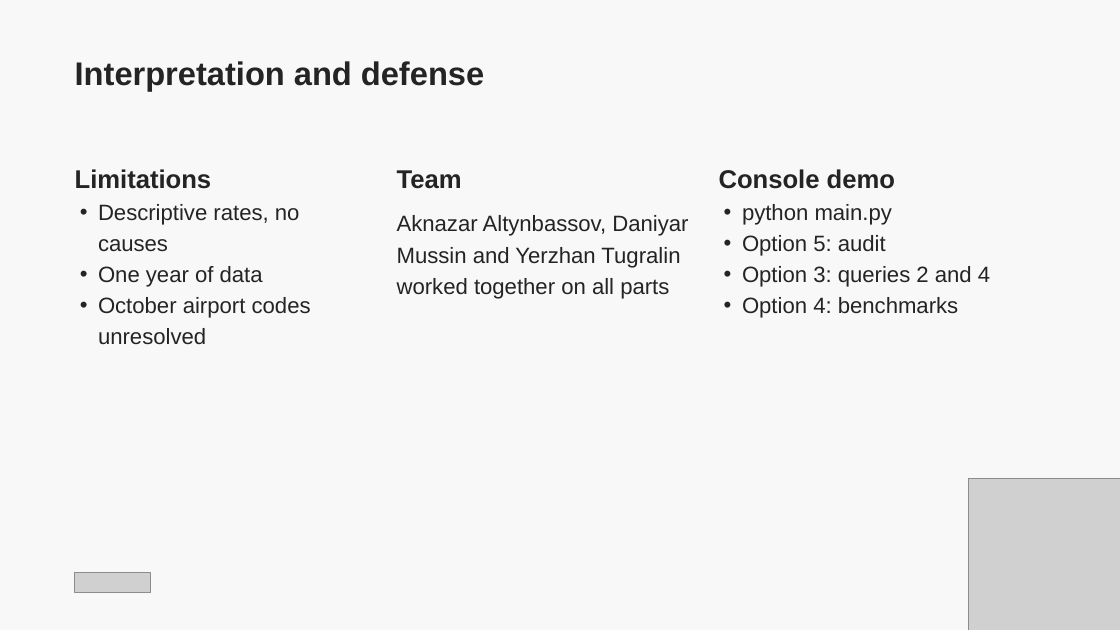
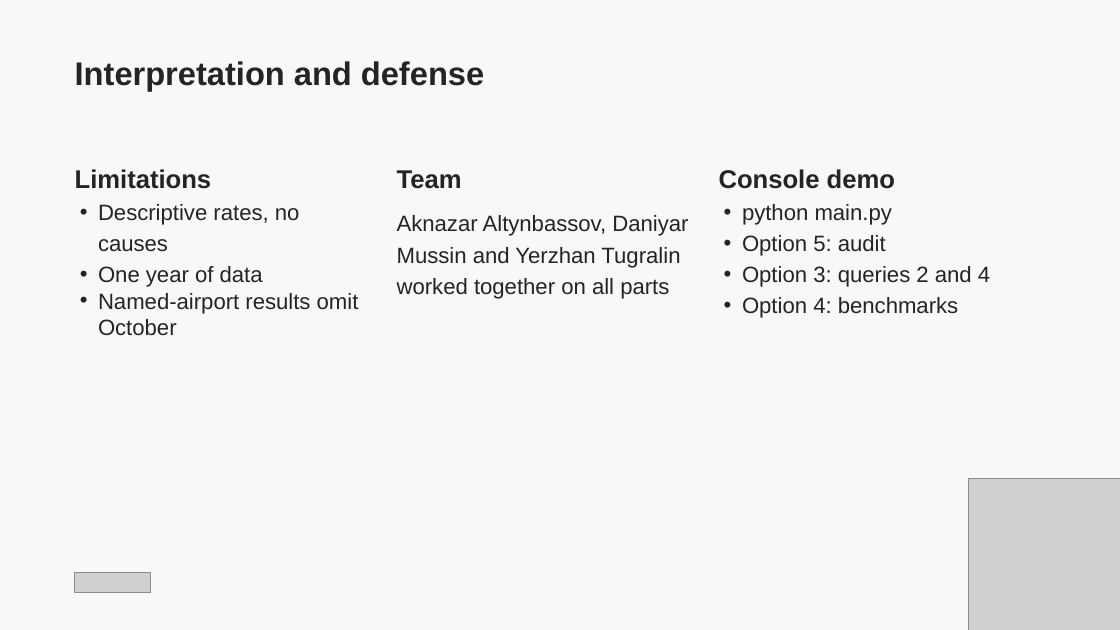
Before and after one commit to aknazar47/Programming-Final-Flights, a slide deck: slide 15 of submission/Flight Delays and Cancellations.pptx. Drawn at 1120x630 pixels with LibreOffice and Linux fonts; fonts in the diff are those of the drawing; grey boxes stand for pictures. Boxes give left, top, right and bottom in pixels: in the first picture for what was removed or moved away, otherwise in the second. Text is boxed around its words. In the diff, an @@ line names an element or a change of style, - is before the commit and + after.

```diff
--- a/submission/Flight Delays and Cancellations.pptx
+++ b/submission/Flight Delays and Cancellations.pptx
@@ text at bbox=[98, 293, 359, 336]: text changed @@
-• October airport codes unresolved
+• Named-airport results omit October
```
Also in this commit, not shown: 4 other slides changed, 1 other file.
